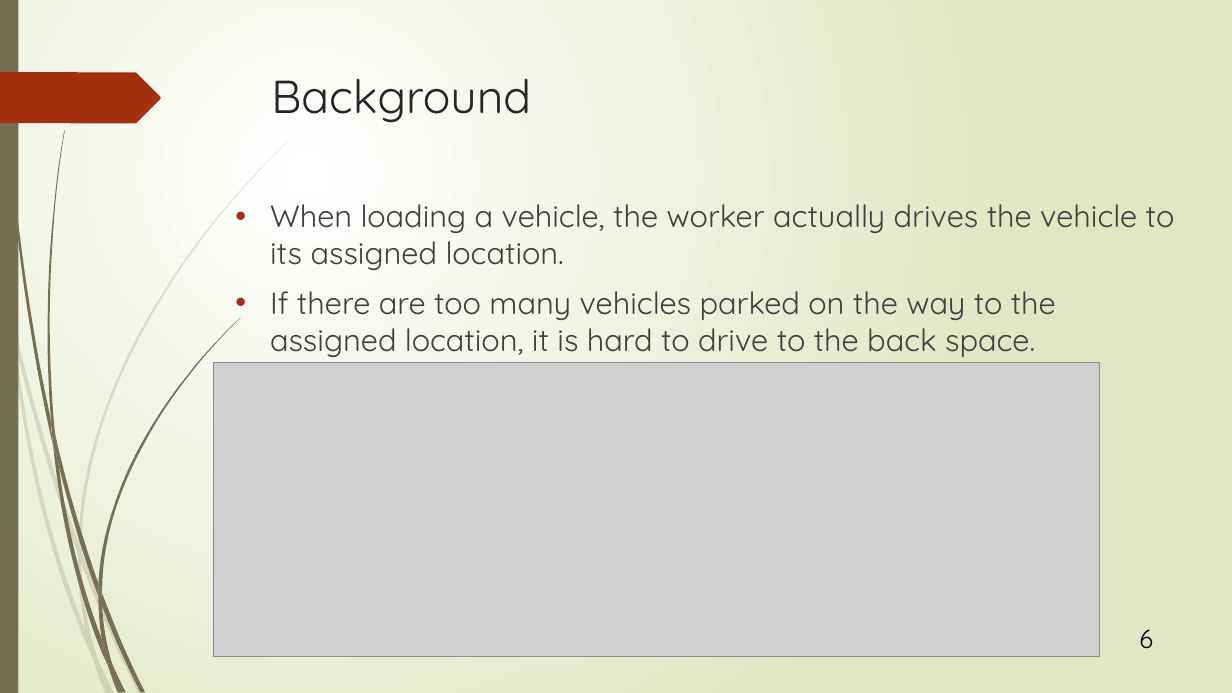
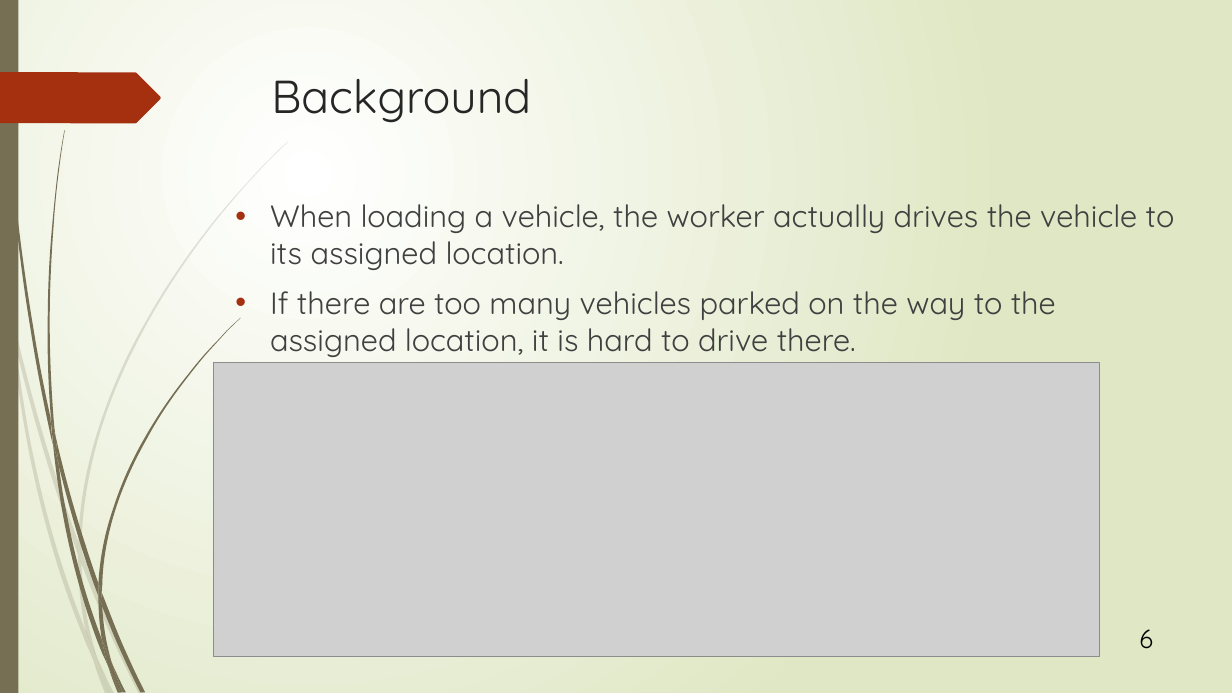
Before and after one commit to r-kurosu/kline_new, a slide deck: slide 6 of 竹田.pptx. Drawn at 1232x693 pixels with LibreOffice and Linux fonts; fonts in the diff are those of the drawing; grey boxes stand for pictures. Boxes give left, top, right and bottom in pixels: in the first picture for what was removed or moved away, otherwise in the second. Text is boxed around its words. In the diff, an @@ line names an element or a change of style, - is before the commit and + after.

```diff
--- a/竹田.pptx
+++ b/竹田.pptx
@@ text at bbox=[270, 291, 1056, 357]: text changed @@
-• If there are too many vehicles parked on the way to the assigned location, it is hard to drive to the back space.
+• If there are too many vehicles parked on the way to the assigned location, it is hard to drive there.
```
Also in this commit, not shown: 1 other slide changed.
